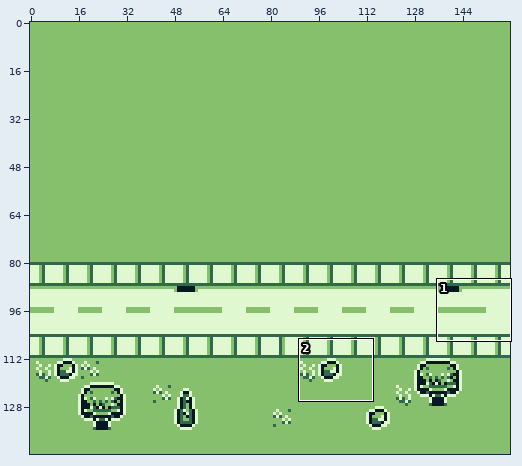
Two states of a sprite sheet, assets/backgrounds/Town-Sign.png. Above: a wide view before the commit, with the close-up outlined.
Close-up. The starting point:
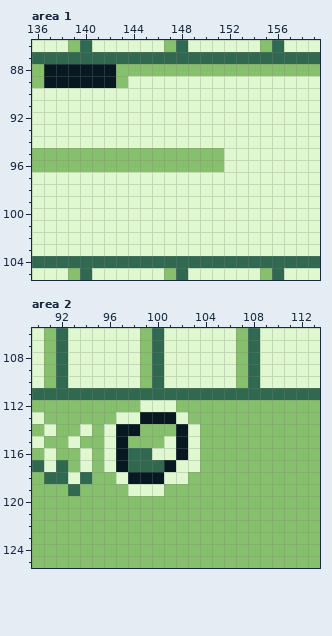
The file is 160x144 pixels. Shown: area 1: x 136..159, y 86..105; area 2: x 90..113, y 106..125. The commit also changed other parts of the picture, which this record leaves out.
Now the later version:
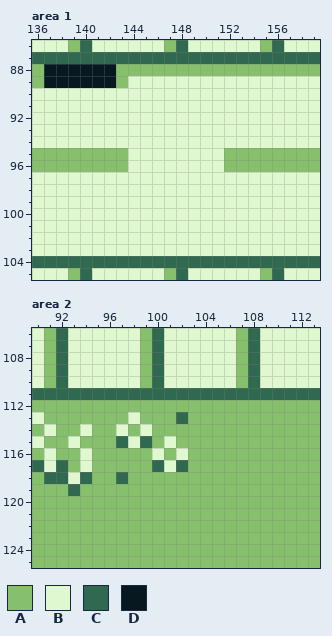
Palette (. is transparent): A #86c06c  B #e0f8cf  C #306850  D #071821
Change:
Area 1:
y 95..96: x 144..159 AAAAAAAABBBBBBBB -> BBBBBBBBAAAAAAAA
Area 2:
y 112: x 99..101 BBB -> AAA
y 113: x 97 B -> A; x 99..102 DDDB -> AAAC
y 114: x 96..99 BDDA -> ABAB; x 102..103 DB -> AA
y 115: x 96..99 BDAA -> ACBC; x 102..103 DB -> AA
y 116: x 96..99 BDCC -> AAAA; x 101..103 BDB -> ABA
y 117: x 96..99 BDCC -> AAAA; x 101..103 DBB -> BCA
y 118: x 97..102 BDDDBB -> CAAAAA
y 119: x 98..100 BBB -> AAA
